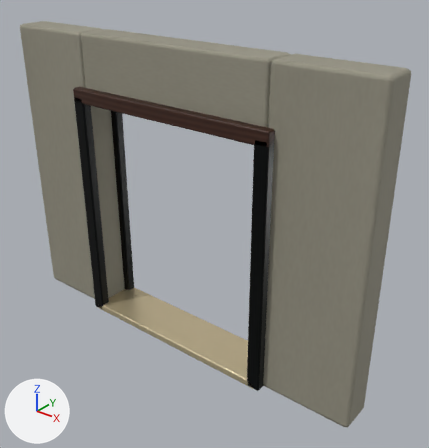
The glTF model public/models/custom/architecture/wall-door.glb: old version first, new version second.
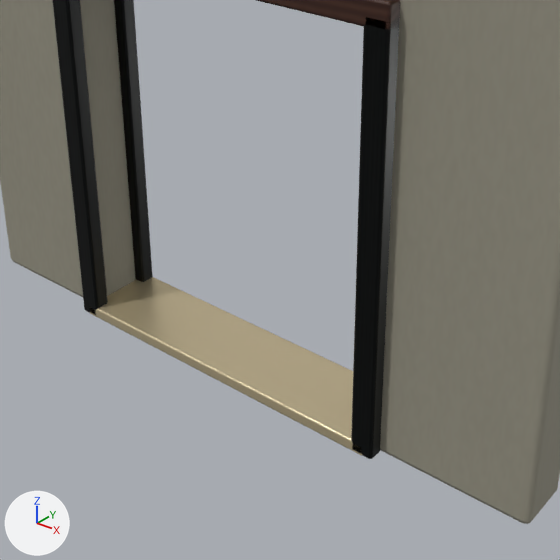
Old and new are each drawn whole from a 50 mm lens placed at (3.49, -3.85, 3.8), pointed at (0.3, 0.14, 1.33) and again close up on the part from 11% to 85% of the width and 29% to 100% of the height. The lights are fixed; the arrows at lower left show +X, +Y and +Z. The older version's two pictures come first.

Names of what the first close-up shows: 'DoorWall_Left', 'DoorWall_Right', 'Door_Jamb_Head_-1', 'Door_Jamb_Left_-1', 'Door_Jamb_Left_1', 'Door_Jamb_Right_-1', 'Door_Threshold'.
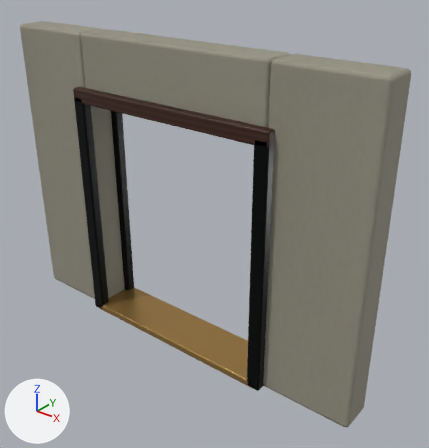
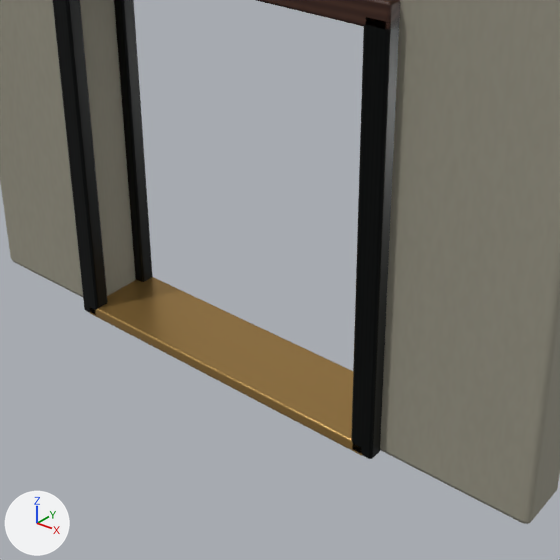
Diff of the bpy script that builds the scene:
```diff
--- a/public/models/custom/architecture/wall-door.glb.py
+++ b/public/models/custom/architecture/wall-door.glb.py
@@ mat_brass_satin @@
 mat_brass_satin = principled_material('Brass_Satin')
-mat_brass_satin.base_color = (0.722, 0.608, 0.384)  # beige #ddcda7
+mat_brass_satin.base_color = (0.445, 0.266, 0.0823)  # brown #b28d51
 mat_brass_satin.metallic = 0.68
```

What differs and where, as boxes [x1, y1, x2, y2] in the close-ups (560 x 560 px):
'Door_Threshold', recoloured (beige to brown): [90, 277, 363, 456] in both
